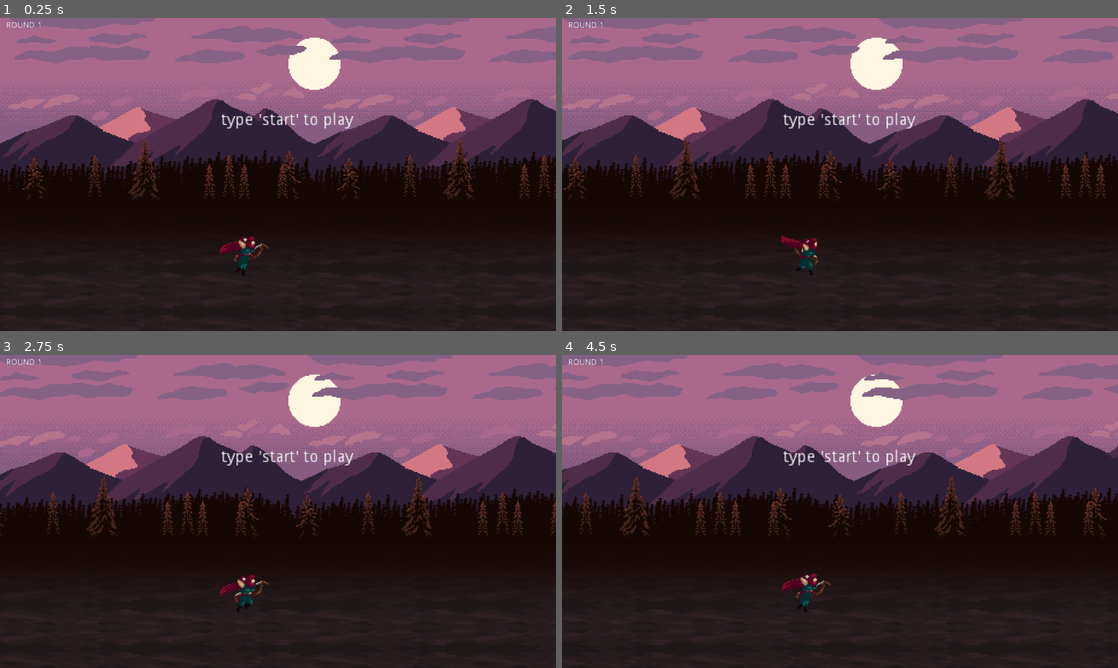
Above: before the commit, frames 1-4 (two rows, left to right).
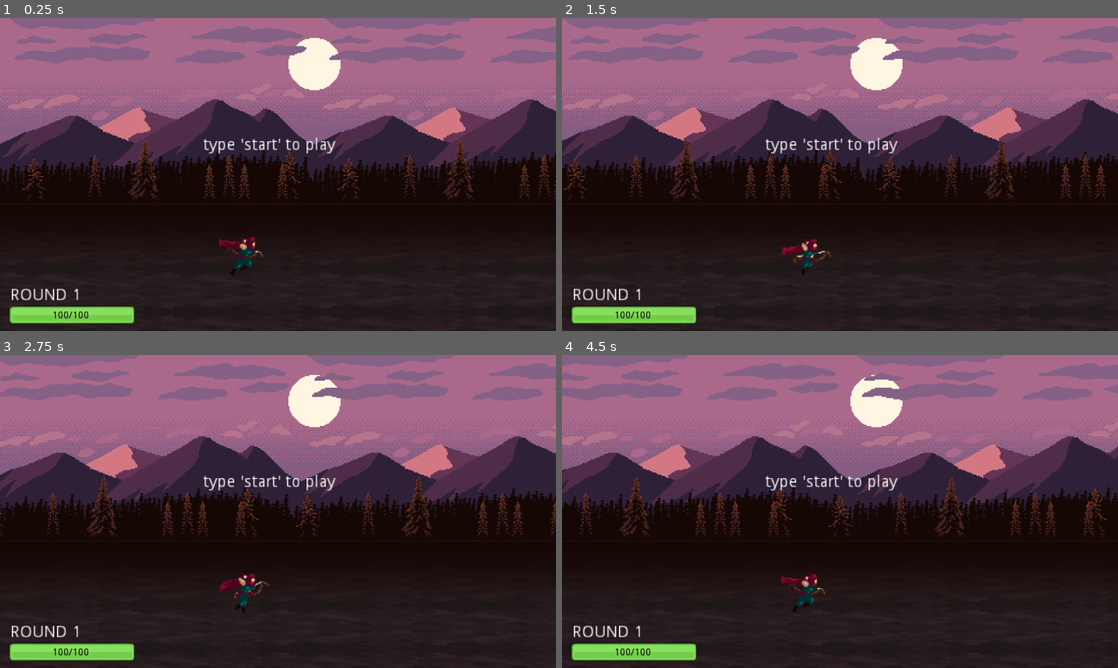
Above: after the commit, the same moments.

Repository: ACubed/Archetype
Game: Godot game, scene res://Scenes/World.tscn
Two runs of this game, one before a commit and one after it. Both use one fixed random seed, a clock stepped at 60 frames per second and the inputs below.
Inputs:
- Up to frame 1 (0.25 s): no input
- Up to frame 2 (1.5 s): tap Enter at 0.5 s; tap Backspace at 0.6, 1.35 s; tap Space at 0.77 s
- Up to frame 3 (2.75 s): tap Space at 1.52 s; tap Backspace at 2.1 s
- Up to frame 4 (4.5 s): tap Backspace at 2.85, 3.6, 4.35 s; tap Space at 3.02, 3.77 s

The runs differ from the first frame. In frame 1, 3.7% of the frame differs, in the area x 0-100%, y 1-98%; in frame 2, 3.8%; in frame 3, 3.6%; in frame 4, 3.8%.

Commit message:
Improve HUD
add a health bar and improve the text of other labels

Diff:
--- a/Scenes/World.tscn
+++ b/Scenes/World.tscn
@@ -32,6 +32,7 @@
 [ext_resource path="res://AudioLayer/piano_1.ogg" type="AudioStream" id=30]
 [ext_resource path="res://AudioLayer/string_beat_2.ogg" type="AudioStream" id=31]
 [ext_resource path="res://AudioLayer/violin_1.ogg" type="AudioStream" id=32]
+[ext_resource path="res://Images/barHorizontal_green.png" type="Texture" id=33]
 
 [sub_resource type="AtlasTexture" id=1]
 flags = 4
@@ -547,7 +548,35 @@
 } ]
 
 [node name="World" type="Node2D"]
+position = Vector2( 0, -0.454407 )
 script = ExtResource( 4 )
+
+[node name="hp_bar" type="TextureProgress" parent="."]
+margin_left = 17.0
+margin_top = 498.0
+margin_right = 232.0
+margin_bottom = 527.0
+value = 100.0
+texture_progress = ExtResource( 33 )
+nine_patch_stretch = true
+__meta__ = {
+"_edit_use_anchors_": false
+}
+
+[node name="health_label" type="RichTextLabel" parent="hp_bar"]
+margin_left = 60.2526
+margin_top = 6.68744
+margin_right = 136.253
+margin_bottom = 23.6874
+rect_scale = Vector2( 1.2, 1.2 )
+custom_colors/default_color = Color( 0, 0, 0, 1 )
+bbcode_enabled = true
+bbcode_text = "[center]100/100[/center]"
+text = "100/100"
+scroll_active = false
+__meta__ = {
+"_edit_use_anchors_": false
+}
 
 [node name="camera" type="Camera2D" parent="."]
 anchor_mode = 0
@@ -667,6 +696,7 @@
 scroll_speed = 0.22
 
 [node name="trees_bg" type="Sprite" parent="scrolling_background/bg_layer_7"]
+position = Vector2( -1.81769, -0.908875 )
 texture = ExtResource( 9 )
 centered = false
 
@@ -696,42 +726,38 @@
 scale = Vector2( 2, 2 )
 frames = SubResource( 96 )
 animation = "Run"
+frame = 2
 playing = true
 
-[node name="health" type="RichTextLabel" parent="."]
-margin_left = 849.0
-margin_top = 194.0
-margin_right = 1001.0
-margin_bottom = 233.0
+[node name="buffer" type="RichTextLabel" parent="."]
+margin_left = 387.272
+margin_top = 505.938
+margin_right = 472.272
+margin_bottom = 522.938
+rect_scale = Vector2( 1.5, 1.5 )
+custom_colors/default_color = Color( 1, 1, 1, 1 )
+custom_colors/font_color_shadow = Color( 0, 0, 0, 1 )
 __meta__ = {
 "_edit_use_anchors_": false
 }
 
-[node name="buffer" type="RichTextLabel" parent="."]
-margin_left = 385.0
-margin_top = 440.5
-margin_right = 470.0
-margin_bottom = 457.5
+[node name="round_label" type="RichTextLabel" parent="."]
+margin_left = 18.28
+margin_top = 465.363
+margin_right = 107.28
+margin_bottom = 482.363
+rect_scale = Vector2( 2, 2 )
+text = "ROUND 1"
+scroll_active = false
 __meta__ = {
 "_edit_use_anchors_": false
 }
 
-[node name="round_label" type="RichTextLabel" parent="."]
-margin_left = 11.0
-margin_top = 6.0
-margin_right = 179.0
-margin_bottom = 42.0
-text = "ROUND 1
-"
-__meta__ = {
-"_edit_use_anchors_": false
-}
-
 [node name="start" type="RichTextLabel" parent="."]
-margin_left = 382.0
-margin_top = 163.0
-margin_right = 547.0
-margin_bottom = 194.0
+margin_left = 350.993
+margin_top = 206.123
+margin_right = 467.993
+margin_bottom = 222.123
 rect_scale = Vector2( 2, 2 )
 text = "type 'start' to play"
 __meta__ = {
--- a/Scripts/read_input.gd
+++ b/Scripts/read_input.gd
@@ -16,7 +16,7 @@
 onready var hit_timer = $hit_timer
 onready var buffer_label = $buffer as RichTextLabel
 onready var sprite = $archer/archer_sprite as AnimatedSprite
-onready var health_label = $health as RichTextLabel
+onready var health_bar = $hp_bar
 onready var archer = $archer as Node2D
 onready var scrolling_bg = $scrolling_background
 onready var round_counter = $round_label
@@ -24,6 +24,11 @@
 onready var game_over_label = $game_over
 
 onready var exempt_moving_bgs = [$scrolling_background/bg_layer_3, $scrolling_background/bg_layer_4]
+
+# health textures
+var green_health = preload("res://Images/barHorizontal_green.png")
+var yellow_health = preload("res://Images/barHorizontal_yellow.png")
+var red_health = preload("res://Images/barHorizontal_red.png")
 
 var last_index_spawned = -1
 var typed_buffer = ""
@@ -55,7 +60,6 @@
 	spawn_enemy()
 	start_wave()
 	archer_container.add_child(archer_obj)
-	health_label.text = "Health: %d" % archer_obj.health
 	get_node("archer/archer_sprite").playing = true
 	initialize_music()
 	started = true
@@ -82,13 +86,21 @@
 					archer_obj.take_hit(enemy.hit_points)
 					if archer_obj.health <= 0:
 						stop_world()
-
-					health_label.text = "Health: %d" % archer_obj.health
+					health_bar.value = archer_obj.health
+					if health_bar.value < 25:
+						health_bar.set_progress_texture(red_health)
+					elif health_bar.value < 65:
+						health_bar.set_progress_texture(yellow_health)
+					else:
+						health_bar.set_progress_texture(green_health)
+					$hp_bar/health_label.parse_bbcode(
+						"[center]" + health_bar.value + "/100[/center]"
+					)
 
 func start_wave():
 	print("Starting wave ", current_wave)
 	spawn_timer.start()
-	round_counter.parse_bbcode(set_center_tags("Round %d" % current_wave))
+	round_counter.parse_bbcode("ROUND %d" % current_wave)
 
 func stop_wave():
 	print("wave ", current_wave, " has been cleared!")
@@ -236,9 +248,6 @@
 func _on_archer_sprite_animation_finished():
 	pass
 
-func set_center_tags(string: String):
-	return "[center]" + string + "[/center]"
-
 func initialize_music():
 	for audio_node in get_node("audio_node").get_children():
 		audio_node.volume_db = -80
Binary file added: Images/barHorizontal_green.png
Not shown, added: Images/barHorizontal_green.png.import
Binary file added: Images/barHorizontal_red.png
Not shown, added: Images/barHorizontal_red.png.import
Binary file added: Images/barHorizontal_yellow.png
Not shown, added: Images/barHorizontal_yellow.png.import
Not shown: 1 places in Scenes/World.tscn that only renumber resources
